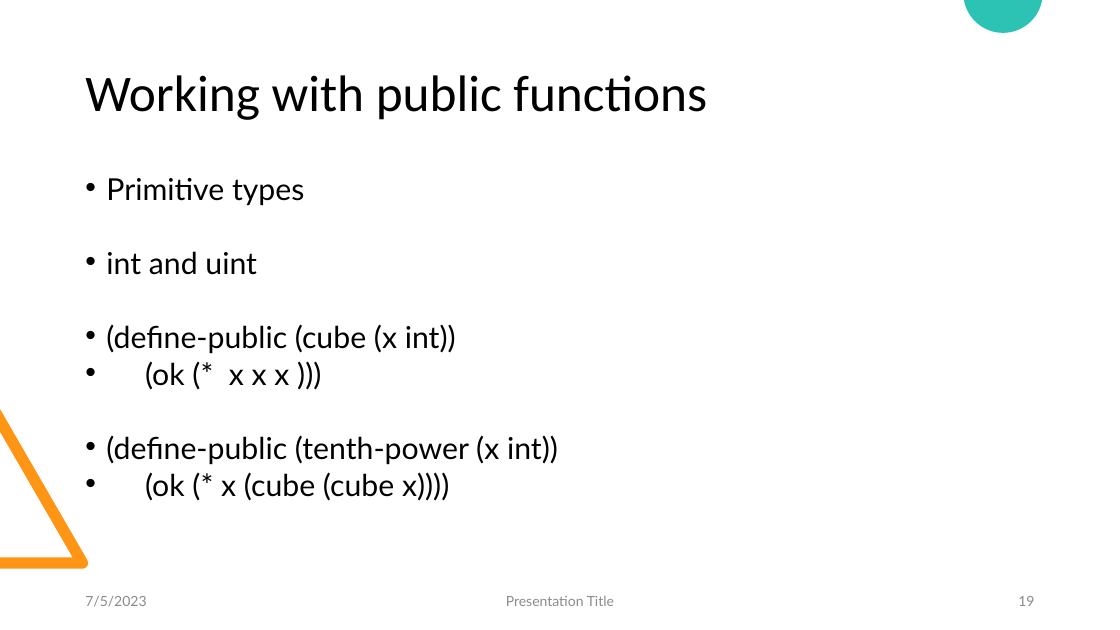
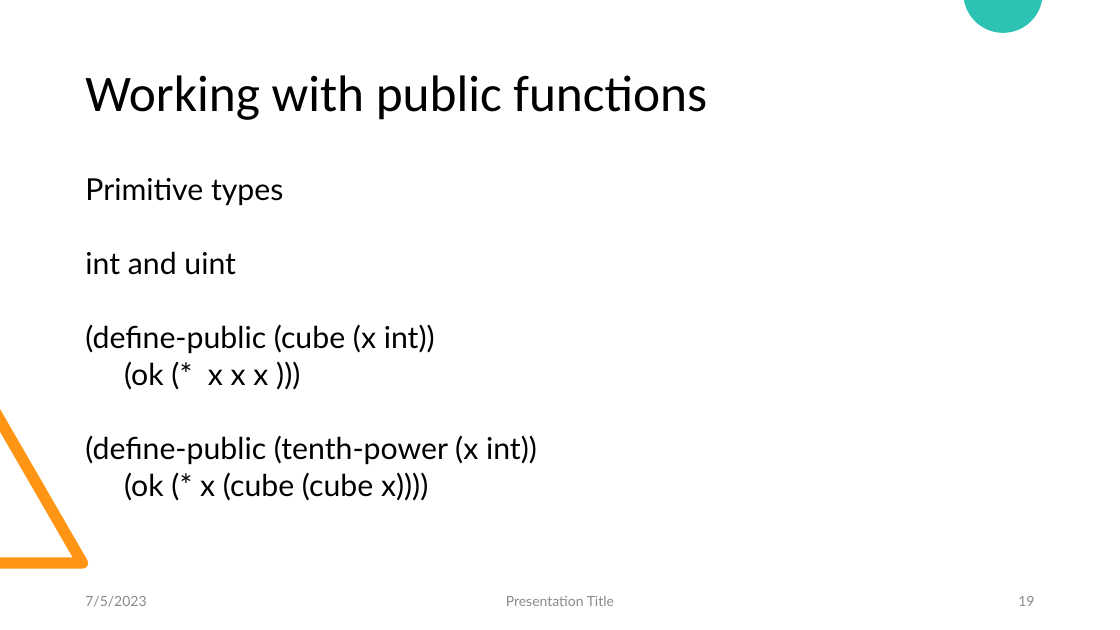
Before and after one commit to wonder-phil/ClarityWorkshopMain, a slide deck: slide 19 of Basic-Clarity-Foundations-new.pptx. Drawn at 1120x630 pixels with LibreOffice and Linux fonts; fonts in the diff are those of the drawing. Boxes give left, top, right and bottom in pixels: in the first picture for what was removed or moved away, otherwise in the second. Text is boxed around its words. In the diff, an @@ line names an element or a change of style, - is before the commit and + after.

```diff
--- a/Basic-Clarity-Foundations-new.pptx
+++ b/Basic-Clarity-Foundations-new.pptx
@@ text "Primitive types" at [85, 178, 537, 501]: bullet • to none @@
```
Also in this commit, not shown: 2 other files.
